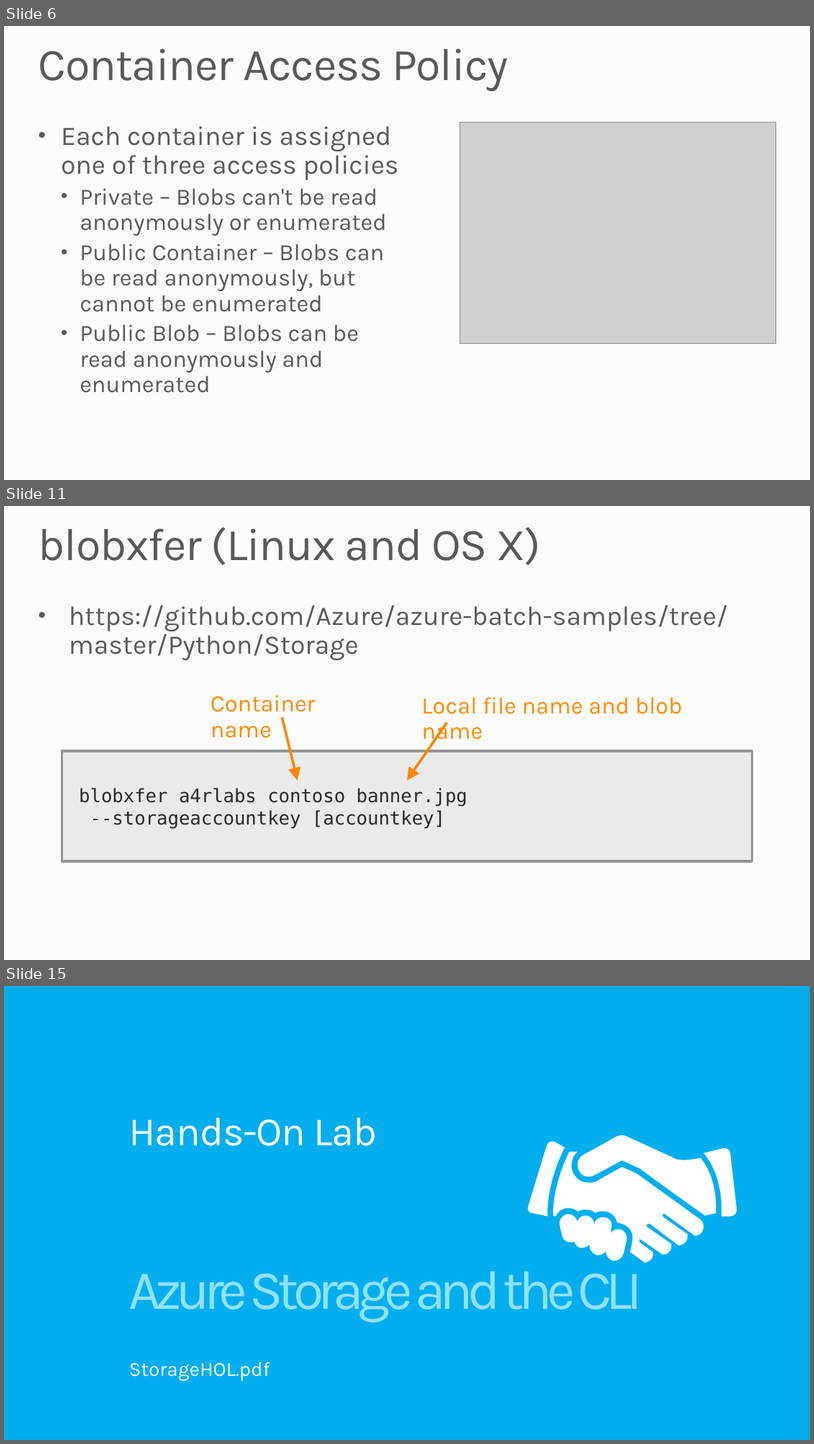
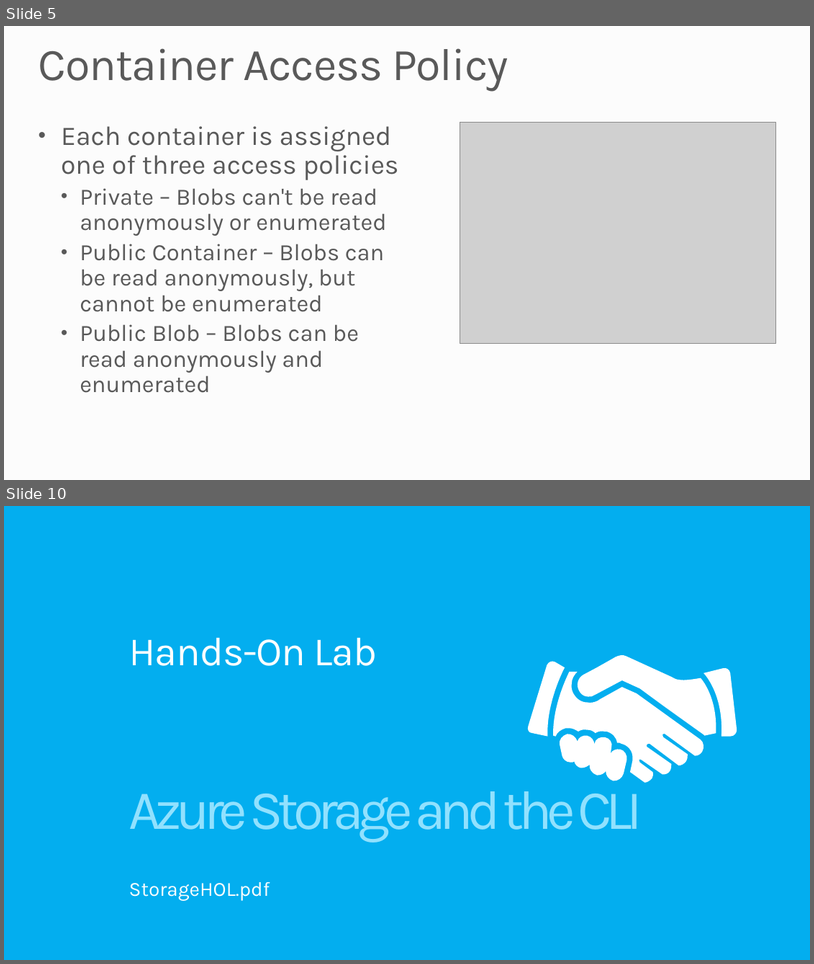
Before and after one commit to MSRConnections/Azure-training-course, a slide deck: Content/Storage/Azure Storage and CLI.pptx. Shown one above the other, each under a label of ours: slides 6, 11 and 15 before the commit, slides 5 and 10 after it; the slides between them are not shown. The pictures are 814x1444 and 814x964 pixels, drawn with LibreOffice and Linux fonts; fonts in the diff are those of the drawing; grey boxes stand for pictures; background and template pictures are left out. Boxes give left, top, right and bottom in pixels: in the first picture for what was removed or moved away, otherwise in the second. Text is boxed around its words. In the diff, an @@ line names an element or a change of style, - is before the commit and + after.

```diff
--- a/Content/Storage/Azure Storage and CLI.pptx
+++ b/Content/Storage/Azure Storage and CLI.pptx
@@ slide 11 removed at [4,506,810,960], background #FCFCFC @@
@@ title removed at [39,527,541,565] @@
-blobxfer (Linux and OS X)
@@ text removed at [69,605,728,660] @@
-• https://github.com/Azure/azure-batch-samples/tree/master/Python/Storage
@@ text removed at [211,695,316,738] @@
-Container name
@@ text removed at [422,697,683,745] @@
-Local file name and blob name
@@ arrow removed from (282, 717) to (298, 780) @@
@@ arrow removed from (448, 723) to (407, 780) @@
@@ rectangle removed at [62,751,753,861] @@
-blobxfer a4rlabs contoso banner.jpg
---storageaccountkey [accountkey]
@@ what was slide 6 is now slide 5 @@
@@ what was slide 15 is now slide 10 @@
```
Also in this commit, not shown: 4 slides changed, 3 slides added, 7 other slides removed.
